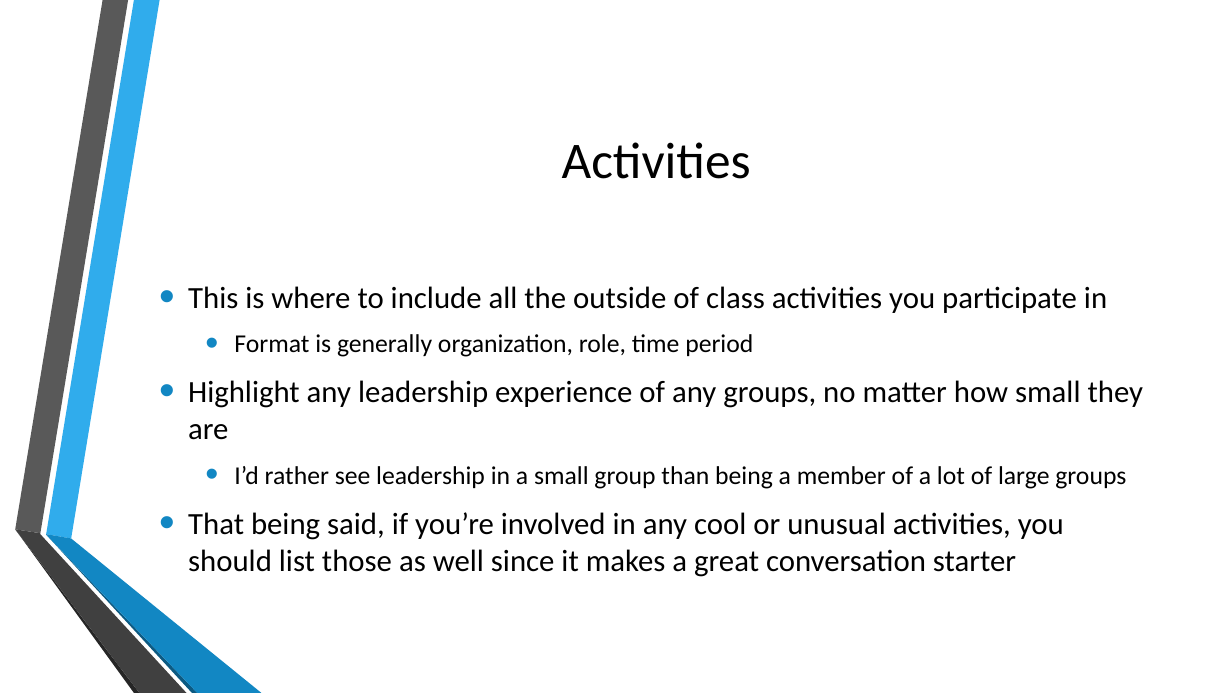
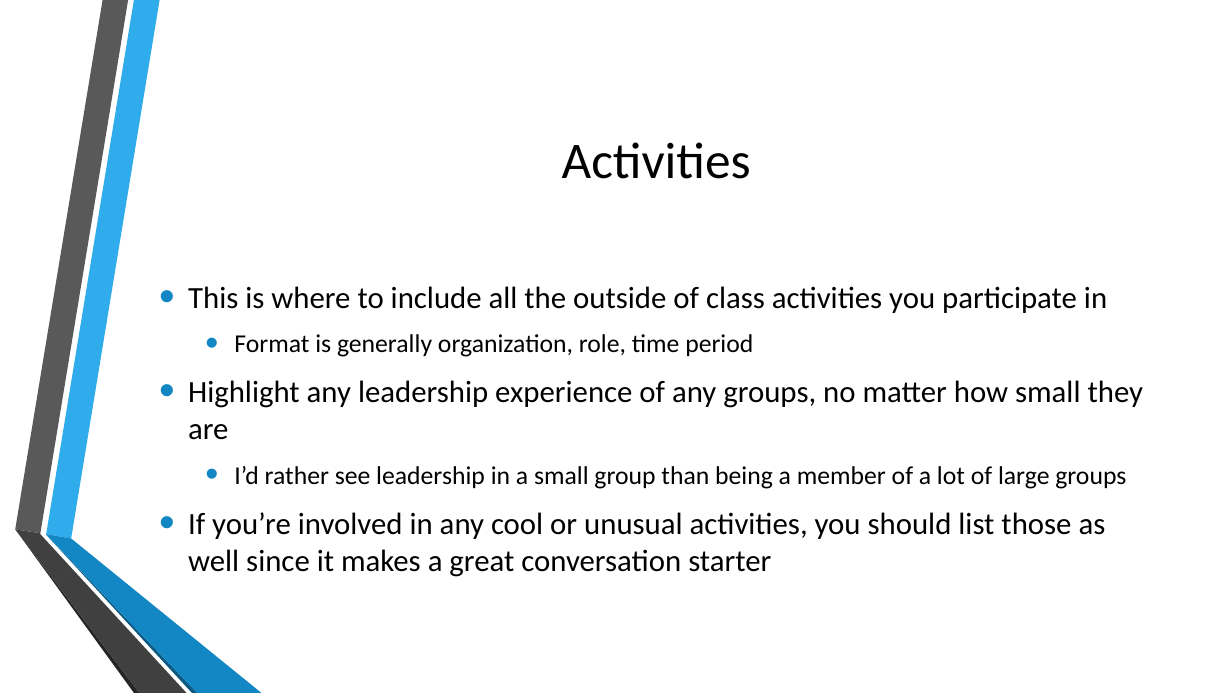
Before and after one commit to prakitmohal/presentations, a slide deck: slide 14 of Resumes 101.pptx. Drawn at 1232x693 pixels with LibreOffice and Linux fonts; fonts in the diff are those of the drawing; background and template pictures are left out. Boxes give left, top, right and bottom in pixels: in the first picture for what was removed or moved away, otherwise in the second. Text is boxed around its words. In the diff, an @@ line names an element or a change of style, - is before the commit and + after.

```diff
--- a/Resumes 101.pptx
+++ b/Resumes 101.pptx
@@ text at (188,512,1106,577): text changed @@
-• That being said, if you’re involved in any cool or unusual activities, you should list those as well since it makes a great conversation starter
+• If you’re involved in any cool or unusual activities, you should list those as well since it makes a great conversation starter
```
Also in this commit, not shown: 15 other slides changed, 1 slide added, 1 other file.
